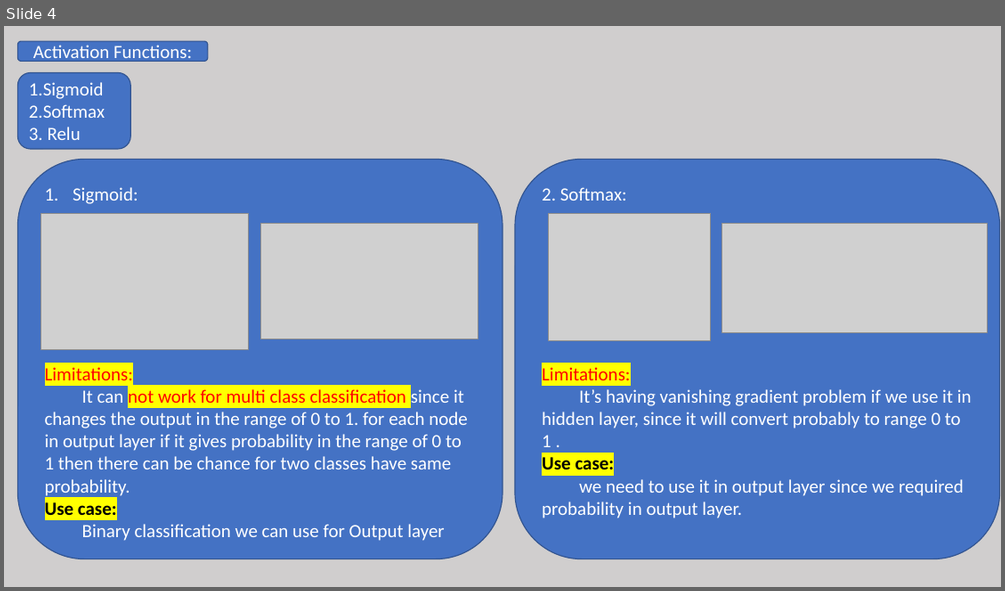
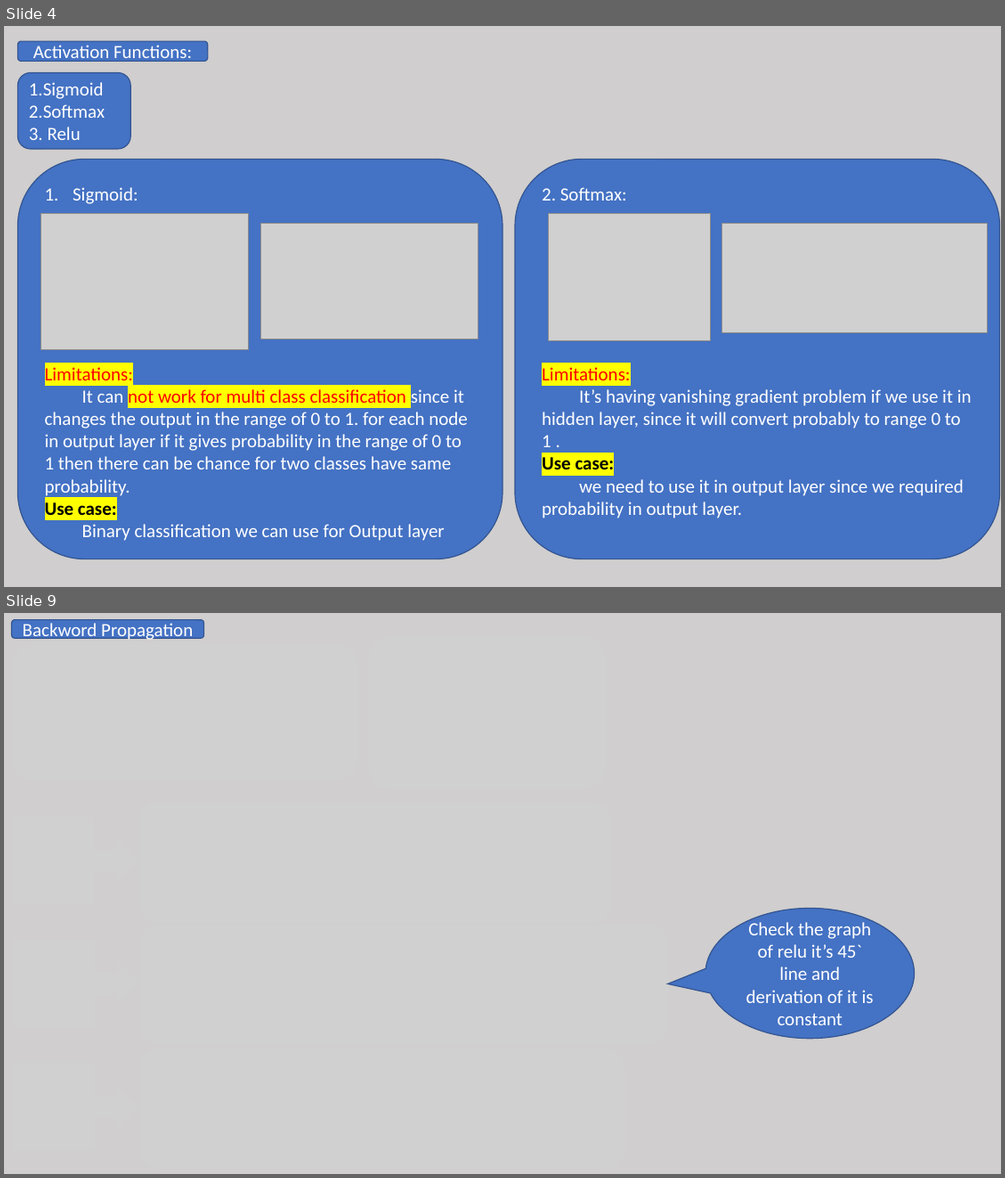
Before and after one commit to JagrutBhatt/NeuralNetworks, a slide deck: NN.pptx. Shown one above the other, each under a label of ours: slide 4 before the commit, slides 4 and 9 after it; the slides between them are not shown. The pictures are 1005x591 and 1005x1178 pixels, drawn with LibreOffice and Linux fonts; fonts in the diff are those of the drawing; grey boxes stand for pictures. Boxes give left, top, right and bottom in pixels: in the first picture for what was removed or moved away, otherwise in the second. Text is boxed around its words. In the diff, an @@ line names an element or a change of style, - is before the commit and + after.

```diff
--- a/NN.pptx
+++ b/NN.pptx
@@ slide 9 added at (x1=4, y1=613, x2=1001, y2=1174), background #D0CECE @@
@@ rounded rectangle added at (x1=11, y1=620, x2=203, y2=638), fill #4472C4, outline #325491 1 pt, 18 pt, text #FFFFFF @@
+Backword Propagation
@@ picture added at (x1=368, y1=634, x2=607, y2=790) @@
@@ picture added at (x1=11, y1=643, x2=358, y2=782) @@
@@ picture added at (x1=11, y1=817, x2=138, y2=904) @@
@@ picture added at (x1=138, y1=802, x2=613, y2=923) @@
@@ picture added at (x1=139, y1=925, x2=669, y2=1046) @@
@@ speech bubble added at (x1=705, y1=908, x2=914, y2=1038), fill #4472C4, outline #325491 1 pt, 18 pt, text #FFFFFF @@
+Check the graph of relu it’s 45` line and derivation of it is constant
@@ picture added at (x1=12, y1=939, x2=138, y2=1027) @@
@@ picture added at (x1=12, y1=1062, x2=138, y2=1150) @@
@@ picture added at (x1=139, y1=1047, x2=625, y2=1168) @@
```
Also in this commit, not shown: 2 slides changed, 5 other slides added.
